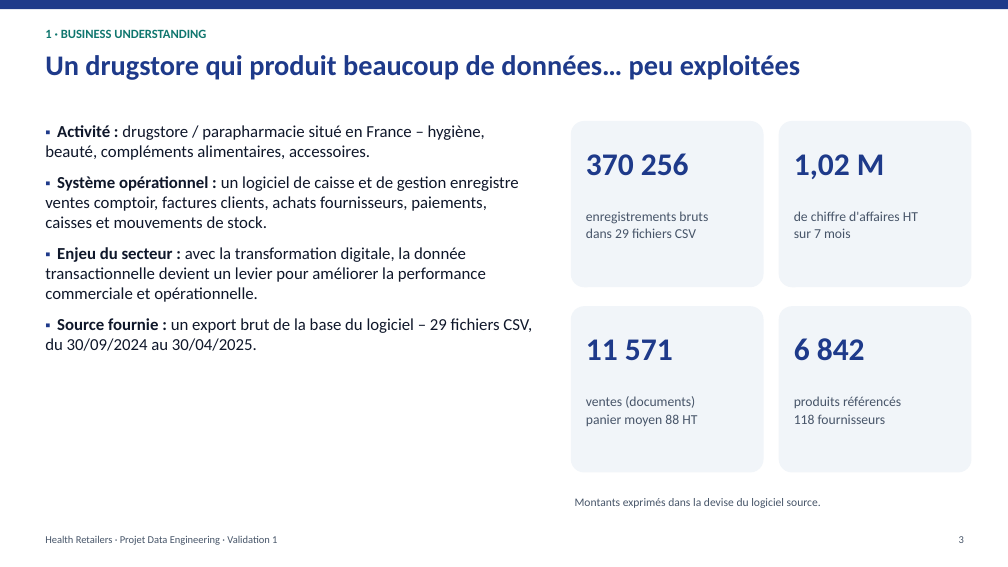
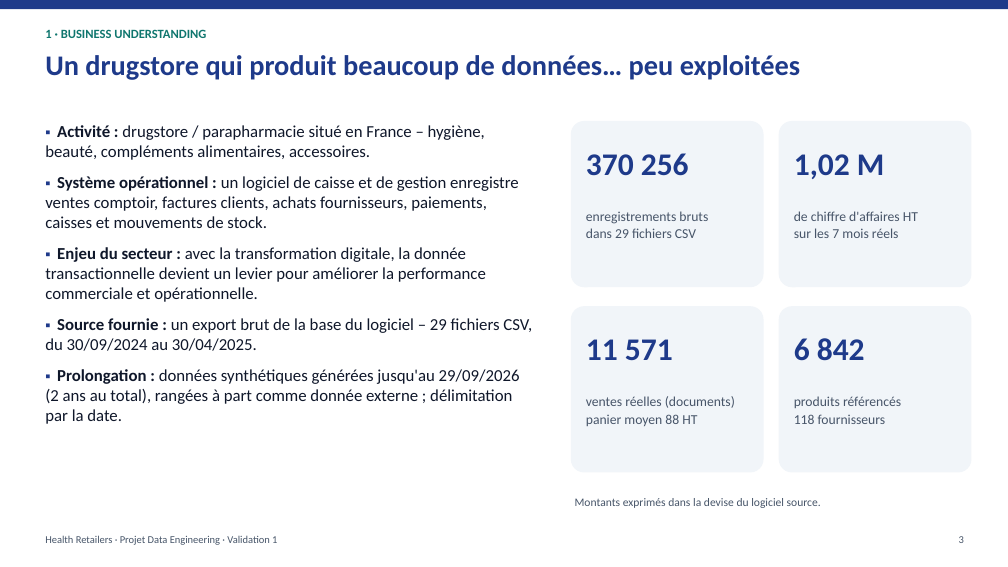
Before and after one commit to Youssef-ben-ali/DataWarehouseProject_3AI4, a slide deck: slide 3 of Presentation_Validation1_HealthRetailers.pptx. Drawn at 1008x567 pixels with LibreOffice and Linux fonts; fonts in the diff are those of the drawing. Boxes give left, top, right and bottom in pixels: in the first picture for what was removed or moved away, otherwise in the second. Text is boxed around its words. In the diff, an @@ line names an element or a change of style, - is before the commit and + after.

```diff
--- a/Presentation_Validation1_HealthRetailers.pptx
+++ b/Presentation_Validation1_HealthRetailers.pptx
@@ text at (x1=794, y1=228, x2=899, y2=238): text changed @@
-sur 7 mois
+sur les 7 mois réels
@@ text at (x1=45, y1=369, x2=520, y2=424): paragraph added @@
+▪ Prolongation : données synthétiques générées jusqu'au 29/09/2026 (2 ans au total), rangées à part comme donnée externe ; délimitation par la date.
@@ text at (x1=586, y1=396, x2=735, y2=408): text changed @@
-ventes (documents)
+ventes réelles (documents)
```
Also in this commit, not shown: 15 other slides changed, 1 other file.
